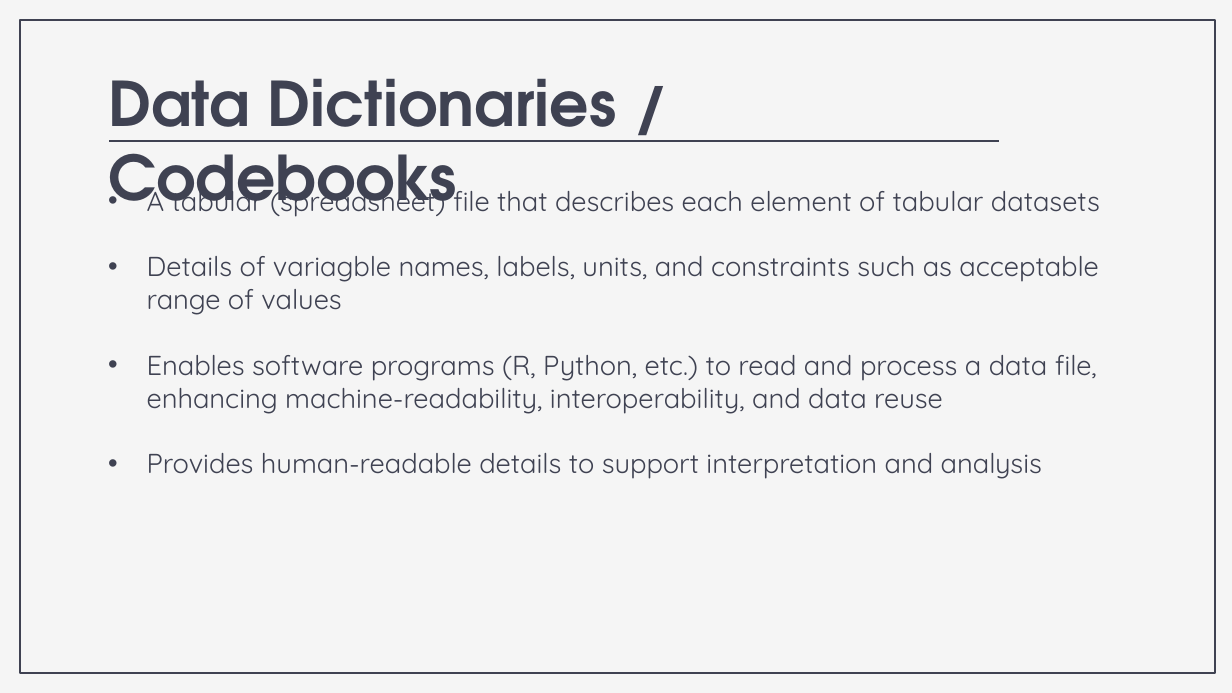
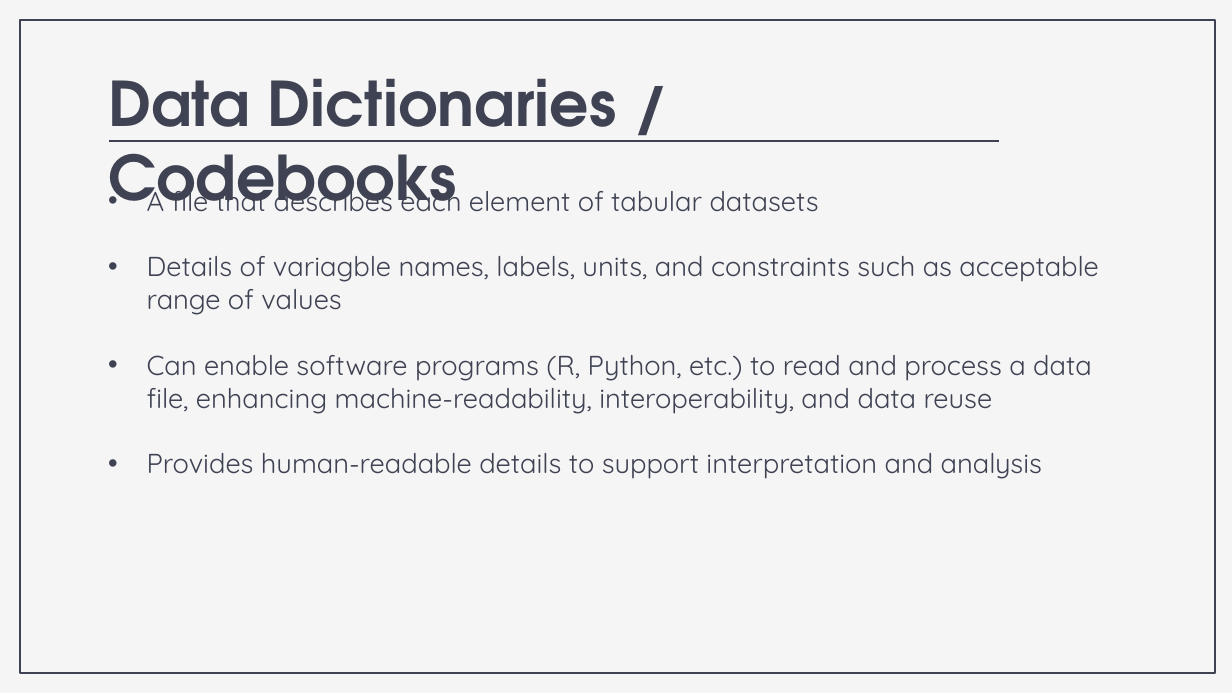
Before and after one commit to nickrochlin/rdm-jumpstart2, a slide deck: slide 15 of files/Block2-3_Documentation.pptx (slide 11 before the commit). Drawn at 1232x693 pixels with LibreOffice and Linux fonts; fonts in the diff are those of the drawing. Boxes give left, top, right and bottom in pixels: in the first picture for what was removed or moved away, otherwise in the second. Text is boxed around its words. In the diff, an @@ line names an element or a change of style, - is before the commit and + after.

```diff
--- a/files/Block2-3_Documentation.pptx
+++ b/files/Block2-3_Documentation.pptx
@@ subtitle at (x1=147, y1=183, x2=819, y2=212): text changed @@
-• A tabular (spreadsheet) file that describes each element of tabular datasets
+• A file that describes each element of tabular datasets
@@ subtitle at (x1=147, y1=355, x2=1092, y2=414): text changed @@
-• Enables software programs (R, Python, etc.) to read and process a data file, enhancing machine-readability, interoperability, and data reuse
+• Can enable software programs (R, Python, etc.) to read and process a data file, enhancing machine-readability, interoperability, and data reuse
```
Also in this commit, not shown: 1 other slide changed, 7 slides added, 1 slide removed, 2 other files.
